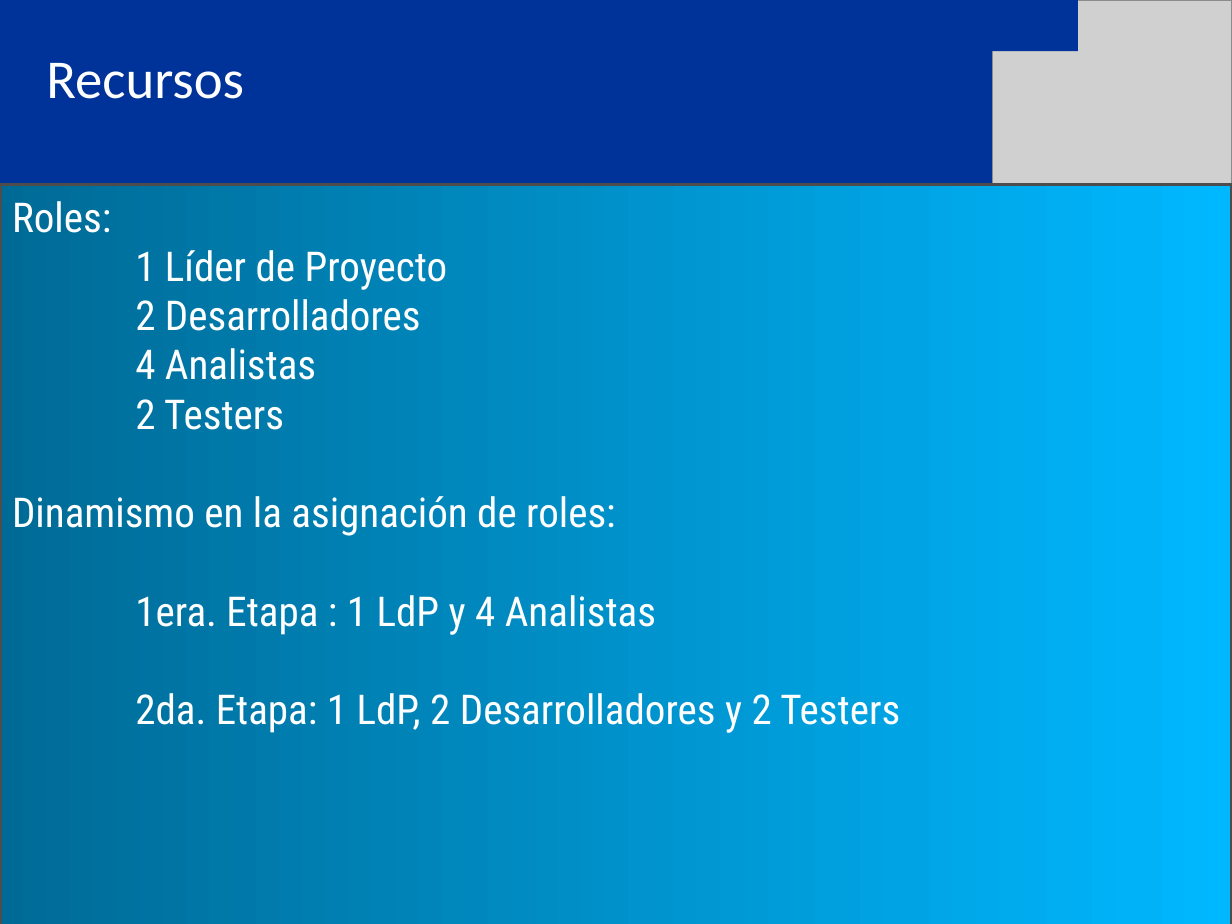
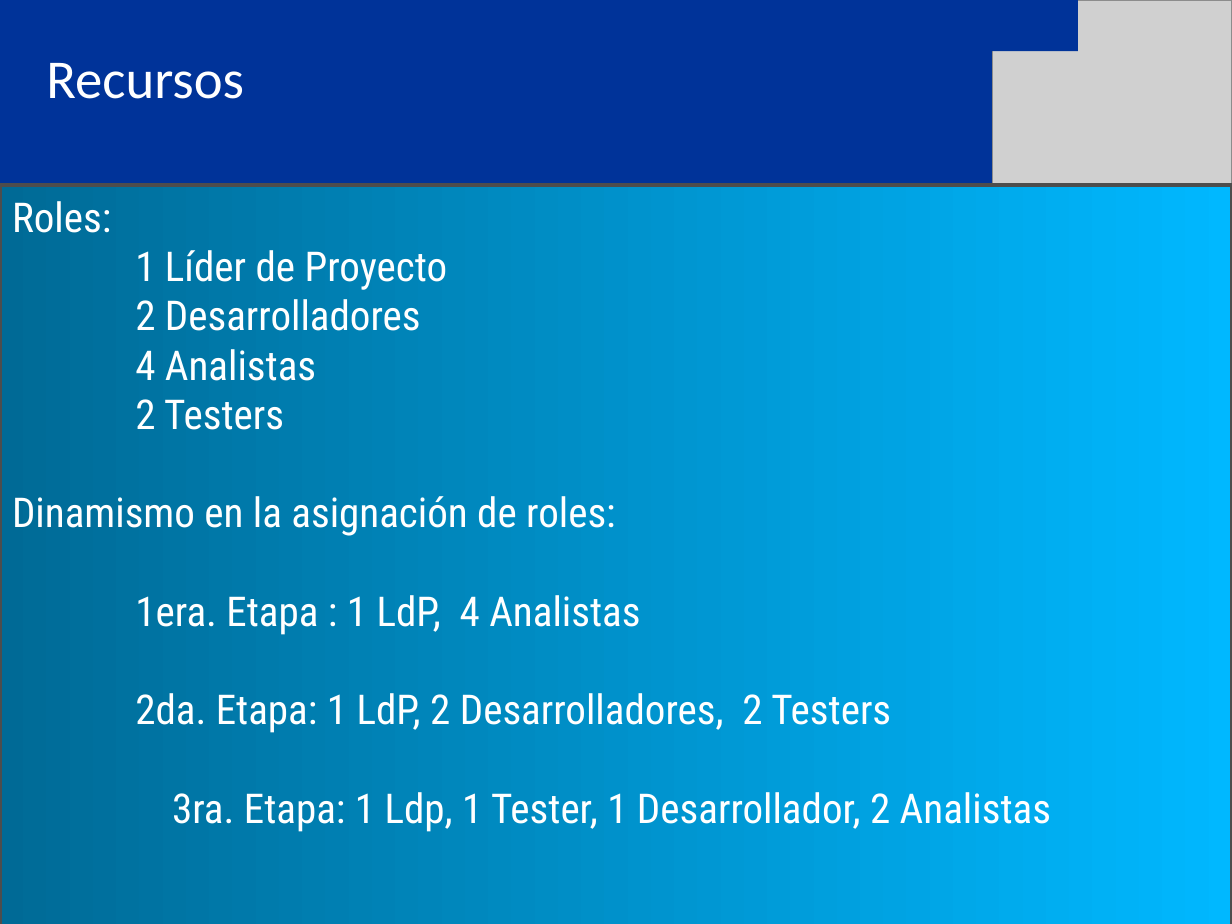
Before and after one commit to eallegretta/bagge, a slide deck: slide 7 of Documentation/06 Implementación y soporte/Entrega final/SETI_Presentación Final (PB - FE).ppt (slide 1 before the commit). Drawn at 1232x924 pixels with LibreOffice and Linux fonts; fonts in the diff are those of the drawing; grey boxes stand for pictures. Boxes give left, top, right and bottom in pixels: in the first picture for what was removed or moved away, otherwise in the second. Text is boxed around its words. In the diff, an @@ line names an element or a change of style, - is before the commit and + after.

```diff
--- a/Documentation/06 Implementación y soporte/Entrega final/SETI_Presentación Final (PB - FE).ppt
+++ b/Documentation/06 Implementación y soporte/Entrega final/SETI_Presentación Final (PB - FE).ppt
@@ text in rectangle at (135,595,1051,832): text changed @@
-1era. Etapa : 1 LdP y 4 Analistas
-2da. Etapa: 1 LdP, 2 Desarrolladores y 2 Testers
+1era. Etapa : 1 LdP, 4 Analistas
+2da. Etapa: 1 LdP, 2 Desarrolladores, 2 Testers
+3ra. Etapa: 1 Ldp, 1 Tester, 1 Desarrollador, 2 Analistas
```
Also in this commit, not shown: 4 other slides changed, 2 slides added, 2 slides removed, 1 other file.
